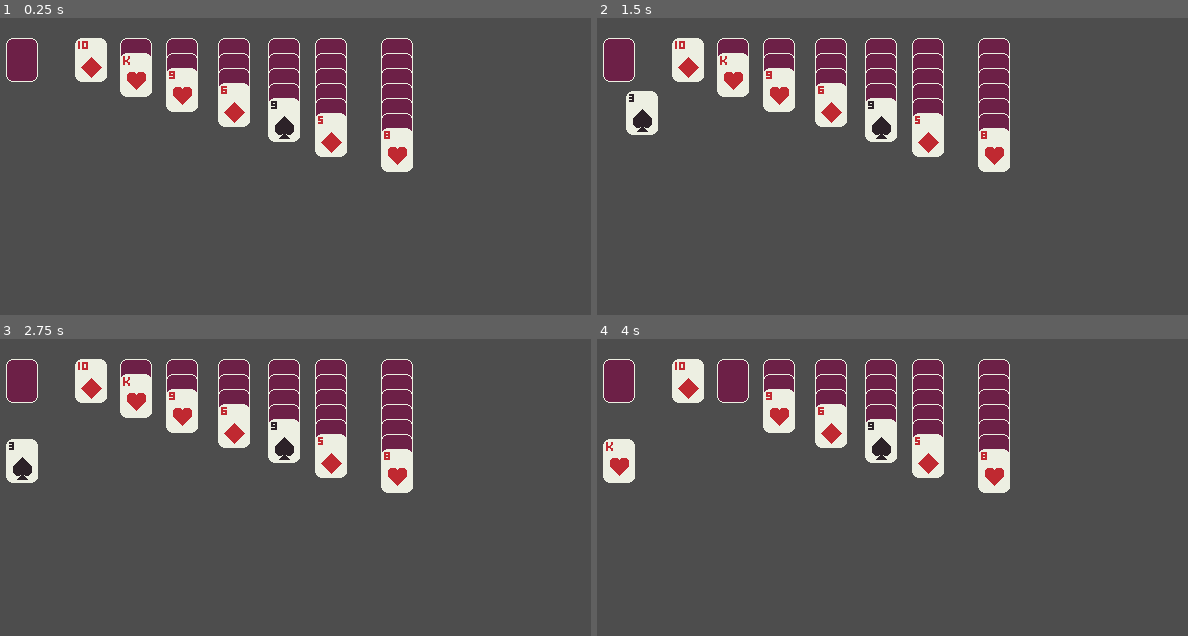
Above: before the commit, frames 1-4 (two rows, left to right).
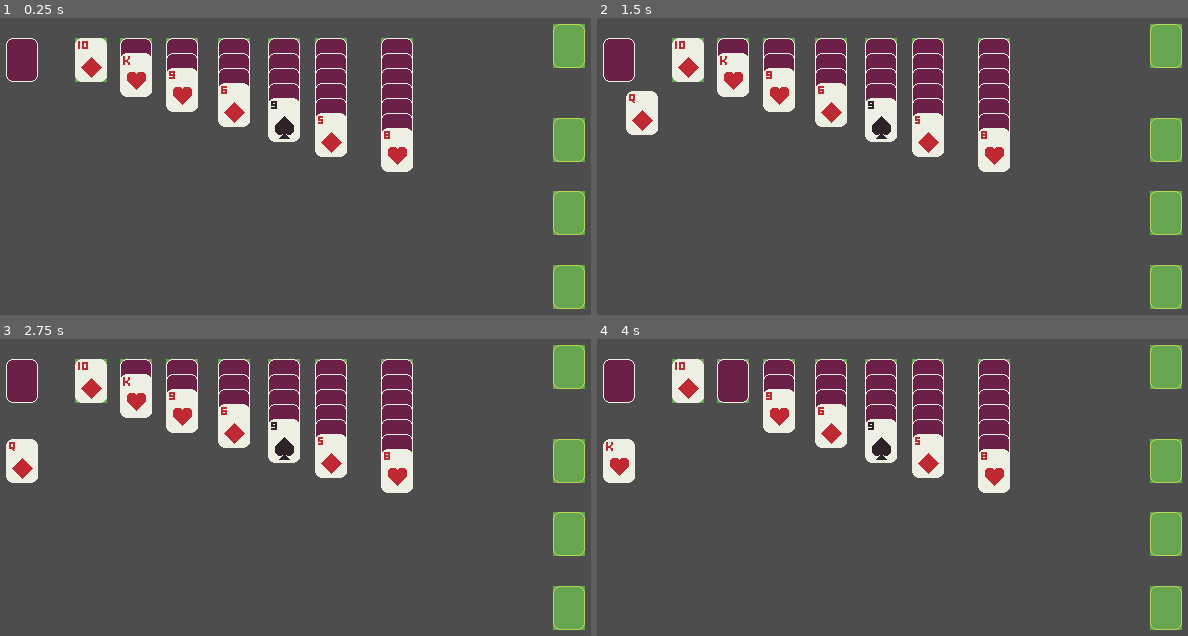
Above: after the commit, the same moments.

Repository: quentinpimont/gpatience
Game: Godot game, scene res://scenes/Main.tscn
The game is run twice, just before and just after one commit, with the same random seed, the same clock (stepped at 60 frames per second) and the same inputs.
Inputs (mouse positions are in pixels of both pictures, inside the frame that each line leads up to):
- Up to frame 1 (0.25 s): no input
- Up to frame 2 (1.5 s): tap Enter at 0.5 s; drag from (620, 59) to (780, 74) at 0.52 s; tap Space at 1.25 s; drag from (620, 139) to (685, 59) at 1.27 s
- Up to frame 3 (2.75 s): click (88, 380) at 2.17 s
- Up to frame 4 (4 s): tap Enter at 2.75 s; drag from (732, 380) to (833, 425) at 2.77 s; drag from (732, 395) to (620, 460) at 3.52 s

The runs differ from the first frame. In frame 1, 3.3% of the frame differs, in the area x 12-99%, y 2-98%; in frame 2, 3.5%, in the area x 5-99%, y 2-98%; in frame 3, 3.5%; in frame 4, 3.3%.

Commit message:
Add stack, check win condition and double click detection

Diff:
--- a/StateMachine/state_machine.gd
+++ b/StateMachine/state_machine.gd
@@ -3,8 +3,6 @@
 
 var current_state: State: set = set_state
 var previous_state: State: get = get_previous_state
-
-signal state_changed(state)
 
 func set_state(state) -> void:
 	if state is String:
@@ -21,8 +19,6 @@
 	if current_state != null:
 		current_state.enter()
 
-	state_changed.emit(current_state)
-
 func get_state() -> State: return current_state
 func get_state_name() -> String: return current_state.name
 
--- a/autoload/events.gd
+++ b/autoload/events.gd
@@ -4,3 +4,6 @@
 signal deck_empty
 signal add_card_in_column(card: Array[Cards], targetId: int)
 signal add_one_card_in_column(card: Cards, targetId: int)
+signal add_card_in_stack(card: Cards, targetId: int)
+signal check_win
+signal redo
--- a/entities/cards/Cards.gd
+++ b/entities/cards/Cards.gd
@@ -10,7 +10,7 @@
 var grabbed_offset: Vector2 = Vector2.ZERO
 var lastPosition := Vector2.ZERO
 var followCards: Array[int] = []
-var state_before_move: String
+var parent_name: String
 @onready var state_machine: StateMachine = $StateMachie
 @onready var sprite = $Sprite2D
 @onready var collisionShape = $CollisionShape2D
@@ -18,6 +18,8 @@
 func _input_event(_viewport: Viewport, event: InputEvent, _shape_idx: int) -> void:
 	if event is InputEventMouseButton and event.is_pressed() and (state_machine.get_state_name() == "Front" or state_machine.get_state_name() == "SemiHide"):
 		state_machine.set_state("Drag")
+	if event is InputEventMouseButton and event.double_click:
+		print(event)
 	if event is InputEventMouseButton and not event.is_pressed() and state_machine.get_state_name() == "Drag":
 		state_machine.set_state(state_machine.get_previous_state())
 
@@ -25,14 +27,15 @@
 	z_index = 1
 	lastPosition = position
 	grabbed_offset = position - get_global_mouse_position()
-	var parent = get_parent()
+	var parent = get_parent().get_parent()
+	parent_name = parent.name
 	if parent is Column:
 		followCards = parent.get_follow_cards(self, grabbed_offset)
 
 func reset_to_last_pos() -> void:
 	position = lastPosition
 	if followCards.size():
-		var parentCards = get_parent().cardInColumn
+		var parentCards = get_parent().get_parent().cardInColumn
 		var selfIndex = parentCards.find(self)
 		for cardIndex in followCards:
 			if cardIndex == selfIndex:
@@ -40,17 +43,26 @@
 			parentCards[cardIndex].reset_to_last_pos()
 			parentCards[cardIndex].state_machine.set_state(parentCards[cardIndex].state_machine.get_previous_state())
 
-func is_good_target(cardTarget:Cards) -> bool:
+func is_good_target(containerTarget) -> bool:
 	var response = false
-	if (color != cardTarget.color and number + 1 == cardTarget.number) or (number == 13 and cardTarget.color == "EMPTY"):
-		response = true
+	if containerTarget is Stack:
+		var cards: Array[Cards] = containerTarget.cardInStack
+		if cards.size() > 0:
+			var targetCard: Cards = cards[cards.size() - 1]
+			var good_number: int = number - 1
+			if (number == 1 and targetCard.color == "EMPTY") or (targetCard.number == good_number and signCard == targetCard.signCard):
+				response = true
+		else:
+			if number == 1:
+				response = true
+	else:
+		var cards: Array[Cards] = containerTarget.cardInColumn
+		if cards.size() > 0:
+			var targetCard: Cards = cards[cards.size() - 1]
+			var good_number: int = number + 1
+			if color != targetCard.color and good_number == targetCard.number:
+				response = true
+		else:
+			if number == 13:
+				response = true
 	return response
-
-func duplicate_card() -> Cards:
-	var new_card: Cards = card_base.instantiate()
-	new_card.color = color
-	new_card.signCard = signCard
-	new_card.number = number
-	new_card.frame_number = frame_number
-	new_card.state_before_move = state_machine.get_previous_state_name()
-	return new_card
--- a/entities/cards/cards.tscn
+++ b/entities/cards/cards.tscn
@@ -6,7 +6,7 @@
 [ext_resource type="Script" path="res://entities/cards/states/Back.gd" id="4_pmtsr"]
 [ext_resource type="Script" path="res://entities/cards/states/Front.gd" id="5_kvopc"]
 [ext_resource type="Script" path="res://entities/cards/states/SemiHide.gd" id="6_1bqf5"]
-[ext_resource type="Script" path="res://StateMachine/state.gd" id="7_7tie7"]
+[ext_resource type="Script" path="res://entities/cards/states/Hide.gd" id="7_q54ym"]
 [ext_resource type="Script" path="res://entities/cards/states/Drag.gd" id="8_vua4r"]
 [ext_resource type="Script" path="res://entities/cards/states/Follow.gd" id="9_4i8qa"]
 
@@ -40,7 +40,7 @@
 script = ExtResource("6_1bqf5")
 
 [node name="Hide" type="Node" parent="StateMachie"]
-script = ExtResource("7_7tie7")
+script = ExtResource("7_q54ym")
 
 [node name="Drag" type="Node" parent="StateMachie"]
 script = ExtResource("8_vua4r")
--- a/entities/cards/states/Drag.gd
+++ b/entities/cards/states/Drag.gd
@@ -8,22 +8,18 @@
 		owner.position = owner.get_global_mouse_position() + owner.grabbed_offset
 
 func exit() -> void:
+	owner.z_index = 0
 	var bodies = owner.get_overlapping_areas()
-	print(bodies.size())
-	for body in bodies:
-		if body is Cards:
-			var target_parent = body.get_parent()
-			if target_parent.name.begins_with("Column"):
-				var owner_parent = owner.get_parent()
+	var parent = owner.get_parent().get_parent()
+	if owner.parent_name == parent.name:
+		for body in bodies:
+			if body is Stack or body is Column:
 				if owner.is_good_target(body):
-					if owner_parent is Column:
-						print(owner.followCards)
-						owner_parent.remove_cards(owner.followCards, target_parent.id)
-					elif owner_parent is Draw:
-						owner_parent.remove_card(target_parent.id)
-					print("Is good target")
-					owner.queue_free()
+					if parent is Column:
+						parent.remove_cards(owner.followCards, body.id, body is Stack)
+					elif parent is Draw or parent is Stack:
+						parent.remove_card(body.id, body is Stack)
+					owner.followCards.clear()
 					return
-	owner.reset_to_last_pos()
-	owner.followCards.clear()
-	owner.z_index = 0
+		owner.reset_to_last_pos()
+		owner.followCards.clear()
--- /dev/null
+++ b/entities/cards/states/Hide.gd
@@ -0,0 +1,7 @@
+extends State
+
+func enter() -> void:
+	owner.collisionShape.disabled = true
+
+func exit() -> void:
+	owner.collisionShape.disabled = false
--- a/entities/column/column.gd
+++ b/entities/column/column.gd
@@ -1,54 +1,62 @@
-extends Node2D
+extends Area2D
 class_name Column
 
 var cardInColumn: Array[Cards] = []
 var y_offset: int = 15
 @export var id: int = 0
+@onready var cardsContainer = $CardsContainer
+@onready var collisionShape = $CollisionShape2D
 
 func _ready() -> void:
 	EVENTS.add_card_in_column.connect(on_event_add_card_in_column)
 	EVENTS.add_one_card_in_column.connect(on_event_add_one_card_in_column)
 
 func remove_children() -> void:
-	for child in get_children():
-		remove_child(child)
+	for child in cardsContainer.get_children():
+		cardsContainer.remove_child(child)
 
-func draw_column() -> void:
+func resize_collision_shape():
+	var shapeTransform: Vector2 = Vector2.ZERO
+	var shapeSize: Vector2 = Vector2(32, 44)
+	if cardInColumn.size() > 1:
+		var offset = cardInColumn.size() - 1
+		shapeTransform.y = float((float(offset) * float(y_offset)) / 2.0)
+		shapeSize.y += offset * y_offset
+	collisionShape.position = shapeTransform
+	collisionShape.shape.size = shapeSize
+
+func draw() -> void:
 	remove_children()
-	if cardInColumn.size() == 0:
-		var empty_card = Utils.get_empty_card()
-		add_child(empty_card)
-		empty_card.state_machine.set_state("Front")
-	else:
-		for iCard in cardInColumn.size():
-			add_child(cardInColumn[iCard])
-			if Utils.is_last_element(cardInColumn, cardInColumn[iCard]):
-				cardInColumn[iCard].state_machine.set_state("Front")
-			else:
-				if cardInColumn[iCard].state_machine.get_state_name() == "Back" and cardInColumn[iCard].state_before_move != "":
-					cardInColumn[iCard].state_machine.set_state("SemiHide")
-				if cardInColumn[iCard].state_machine.get_state_name() == "Front":
-					cardInColumn[iCard].state_machine.set_state("SemiHide")
-
-func add_card(card: Cards):
-	card.position = Vector2(0, cardInColumn.size() * y_offset)
-	cardInColumn.push_back(card)
+	resize_collision_shape()
+	for iCard in cardInColumn.size():
+		cardsContainer.add_child(cardInColumn[iCard])
+		cardInColumn[iCard].position = Vector2(0, y_offset * iCard)
+		if Utils.is_last_element(cardInColumn, cardInColumn[iCard]) and cardInColumn[iCard].state_machine.get_state_name() != "Front":
+			cardInColumn[iCard].state_machine.set_state("Front")
+		else:
+			if cardInColumn[iCard].state_machine.get_state_name() == "Follow":
+				cardInColumn[iCard].state_machine.set_state("SemiHide")
+			if cardInColumn[iCard].state_machine.get_state_name() == "Front":
+				cardInColumn[iCard].state_machine.set_state("SemiHide")
 
 func init_add_card(card:Cards) -> bool:
 	var response = false
 	if cardInColumn.size() < id:
-		add_card(card)
+		cardInColumn.push_back(card)
 		if cardInColumn.size() == id:
-			draw_column()
+			draw()
 		response = true
 	return response
 
-func remove_cards(cardsIndex: Array[int], targetId: int):
+func remove_cards(cardsIndex: Array[int], targetId: int, target_is_stack: bool = false):
 	var cards: Array[Cards] = []
 	for index in cardsIndex:
 		cards.push_front(cardInColumn.pop_at(index))
-	draw_column()
-	EVENTS.add_card_in_column.emit(cards, targetId)
+	draw()
+	if target_is_stack:
+		EVENTS.add_card_in_stack.emit(cards[0], targetId)
+	else:
+		EVENTS.add_card_in_column.emit(cards, targetId)
 
 
 func get_follow_cards(card: Cards, grab_off: Vector2) -> Array[int]:
@@ -68,13 +76,11 @@
 	if targetId != id:
 		return
 	for card in cards:
-		var new_card: Cards = card.duplicate_card()
-		add_card(new_card)
-	draw_column()
+		cardInColumn.push_back(card)
+	draw()
 
 func on_event_add_one_card_in_column(card: Cards, targetId: int) -> void:
 	if targetId != id:
 		return
-	var new_card: Cards = card.duplicate_card()
-	add_card(new_card)
-	draw_column()
+	cardInColumn.push_back(card)
+	draw()
--- a/entities/column/column.tscn
+++ b/entities/column/column.tscn
@@ -1,6 +1,22 @@
-[gd_scene load_steps=2 format=3 uid="uid://bdhpw3rbkwjsi"]
+[gd_scene load_steps=4 format=3 uid="uid://bdhpw3rbkwjsi"]
 
 [ext_resource type="Script" path="res://entities/column/column.gd" id="1_txlke"]
+[ext_resource type="Texture2D" uid="uid://bntx02mph6xsh" path="res://card_base.png" id="2_huy7u"]
 
-[node name="Column" type="Node2D"]
+[sub_resource type="RectangleShape2D" id="RectangleShape2D_iauy3"]
+resource_local_to_scene = true
+size = Vector2(32, 44)
+
+[node name="Column" type="Area2D"]
 script = ExtResource("1_txlke")
+
+[node name="Sprite2D" type="Sprite2D" parent="."]
+texture = ExtResource("2_huy7u")
+hframes = 13
+vframes = 5
+frame = 53
+
+[node name="CollisionShape2D" type="CollisionShape2D" parent="."]
+shape = SubResource("RectangleShape2D_iauy3")
+
+[node name="CardsContainer" type="Node2D" parent="."]
--- a/entities/deck/deck.gd
+++ b/entities/deck/deck.gd
@@ -42,7 +42,7 @@
 func _on_input_event(_viewport, event, _shape_idx):
 	if event is InputEventMouseButton and event.pressed and event.button_mask == 1:
 		if deckList.size() > 0:
-			var card: Cards = deckList.pop_back()
+			var card: Cards = deckList.pop_front()
 			EVENTS.draw.emit(card)
 			if deckList.size() == 0:
 				sprite.frame = 53
@@ -51,4 +51,5 @@
 
 func on_reset_deck(cards:Array[Cards]) -> void:
 	deckList = cards
-	sprite.frame = 52
+	if deckList.size():
+		sprite.frame = 52
--- a/entities/draw/draw.gd
+++ b/entities/draw/draw.gd
@@ -1,6 +1,7 @@
 extends Node2D
 class_name Draw
 var drawedList: Array[Cards] = []
+@onready var cardsContainer = $CardsContainer
 
 func _ready():
 	EVENTS.draw.connect(on_card_drawed)
@@ -9,24 +10,34 @@
 func set_cards_back(card: Cards) -> void:
 	card.state_machine.set_state("Back")
 
+func remove_children() -> void:
+	for child in cardsContainer.get_children():
+		cardsContainer.remove_child(child)
+
+func draw() -> void:
+	remove_children()
+	for card in drawedList:
+		cardsContainer.add_child(card)
+		if Utils.is_last_element(drawedList, card):
+			card.state_machine.set_state("Front")
+		else:
+			card.state_machine.set_state("Hide")
+
+func remove_card(targetId: int, target_is_stack: bool = false):
+	var card: Cards = drawedList.pop_back()
+	draw()
+	if target_is_stack:
+		EVENTS.add_card_in_stack.emit(card, targetId)
+	else:
+		EVENTS.add_one_card_in_column.emit(card, targetId)
+
 func on_card_drawed(card: Cards) -> void:
-	if drawedList.size() > 0:
-		drawedList[0].state_machine.set_state("Hide")
-	drawedList.push_front(card)
-	add_child(card)
-	card.state_machine.set_state("Front")
+	drawedList.push_back(card)
+	draw()
 
 func on_deck_empty():
-	for child in get_children():
-		remove_child(child)
 	drawedList.map(set_cards_back)
 	var deck: Array[Cards] = drawedList.duplicate(true)
 	drawedList.clear()
+	draw()
 	EVENTS.reset_deck.emit(deck)
-
-func remove_card(columnId: int):
-	var card: Cards = drawedList.pop_front()
-	remove_child(get_child(get_child_count() - 1))
-	if drawedList.size():
-		drawedList[0].state_machine.set_state("Front")
-	EVENTS.add_one_card_in_column.emit(card, columnId)
--- a/entities/draw/draw.tscn
+++ b/entities/draw/draw.tscn
@@ -4,3 +4,5 @@
 
 [node name="Draw" type="Node2D"]
 script = ExtResource("1_puxjh")
+
+[node name="CardsContainer" type="Node2D" parent="."]
--- a/entities/stack/stack.gd
+++ b/entities/stack/stack.gd
@@ -1,7 +1,42 @@
-extends Node2D
+extends Area2D
+class_name Stack
 
-var cardInStacck: Array[Cards] = []
-var cardSign: String = ""
+var cardInStack: Array[Cards] = []
+@export var id: int = 0
+@onready var collisionShape = $CollisionShape2D
+@onready var cardsContainer = $CardsContainer
 
 func _ready():
-	pass
+	EVENTS.add_card_in_stack.connect(on_event_add_card_in_stack)
+	draw()
+
+func remove_children():
+	for child in cardsContainer.get_children():
+		cardsContainer.remove_child(child)
+
+func draw():
+	remove_children()
+	for card in cardInStack:
+		card.position = Vector2.ZERO
+		cardsContainer.add_child(card)
+		if Utils.is_last_element(cardInStack, card):
+			card.state_machine.set_state("Front")
+		else:
+			card.state_machine.set_state("Hide")
+
+func remove_card(targetId: int, target_is_stack: bool = false):
+	var card: Cards = cardInStack.pop_back()
+	if cardInStack.size():
+		cardInStack[cardInStack.size() - 1].state_machine.set_state("Front")
+	draw()
+	if target_is_stack:
+		EVENTS.add_card_in_stack.emit(card, targetId)
+	else:
+		EVENTS.add_one_card_in_column.emit(card, targetId)
+
+func on_event_add_card_in_stack(card: Cards, stackId: int):
+	if stackId != id:
+		return
+	cardInStack.push_back(card)
+	draw()
+	EVENTS.check_win.emit()
--- a/entities/stack/stack.tscn
+++ b/entities/stack/stack.tscn
@@ -1,6 +1,21 @@
-[gd_scene load_steps=2 format=3 uid="uid://dmw5teg818rpg"]
+[gd_scene load_steps=4 format=3 uid="uid://dmw5teg818rpg"]
 
 [ext_resource type="Script" path="res://entities/stack/stack.gd" id="1_naq7k"]
+[ext_resource type="Texture2D" uid="uid://bntx02mph6xsh" path="res://card_base.png" id="2_3usll"]
 
-[node name="Stack" type="Node2D"]
+[sub_resource type="RectangleShape2D" id="RectangleShape2D_boabi"]
+size = Vector2(32, 44)
+
+[node name="Stack" type="Area2D"]
 script = ExtResource("1_naq7k")
+
+[node name="Sprite2D" type="Sprite2D" parent="."]
+texture = ExtResource("2_3usll")
+hframes = 13
+vframes = 5
+frame = 53
+
+[node name="CollisionShape2D" type="CollisionShape2D" parent="."]
+shape = SubResource("RectangleShape2D_boabi")
+
+[node name="CardsContainer" type="Node2D" parent="."]
--- a/scenes/Main.tscn
+++ b/scenes/Main.tscn
@@ -45,12 +45,16 @@
 
 [node name="Stack" parent="." instance=ExtResource("5_vr0ds")]
 position = Vector2(578, 77)
+id = 1
 
 [node name="Stack2" parent="." instance=ExtResource("5_vr0ds")]
 position = Vector2(578, 171)
+id = 2
 
 [node name="Stack3" parent="." instance=ExtResource("5_vr0ds")]
 position = Vector2(578, 244)
+id = 3
 
 [node name="Stack4" parent="." instance=ExtResource("5_vr0ds")]
 position = Vector2(578, 318)
+id = 4
--- a/scenes/main/Main.gd
+++ b/scenes/main/Main.gd
@@ -10,7 +10,16 @@
 	$Column6,
 	$Column7
 ]
+
+@onready var stacks: Array[Node] = [
+	$Stack,
+	$Stack2,
+	$Stack3,
+	$Stack4
+]
+
 func _ready() -> void:
+	EVENTS.check_win.connect(on_event_check_win)
 	cards_distribution()
 
 func cards_distribution() -> void:
@@ -21,3 +30,12 @@
 			if column.init_add_card(card):
 				numberOfCards -= 1
 				break
+
+func on_event_check_win():
+	var response: bool = true
+	for stack in stacks:
+		if stack.cardInStack.size() < 13:
+			response = false
+			break
+	if response:
+		print("win")
